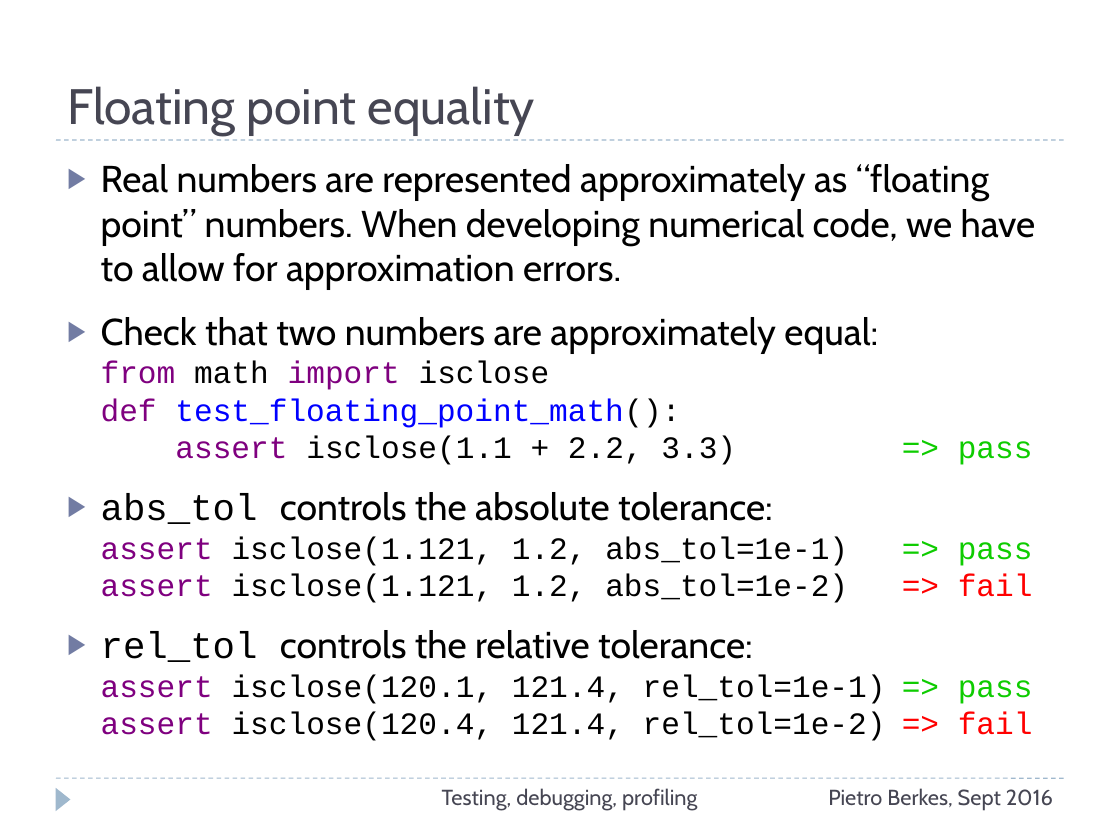
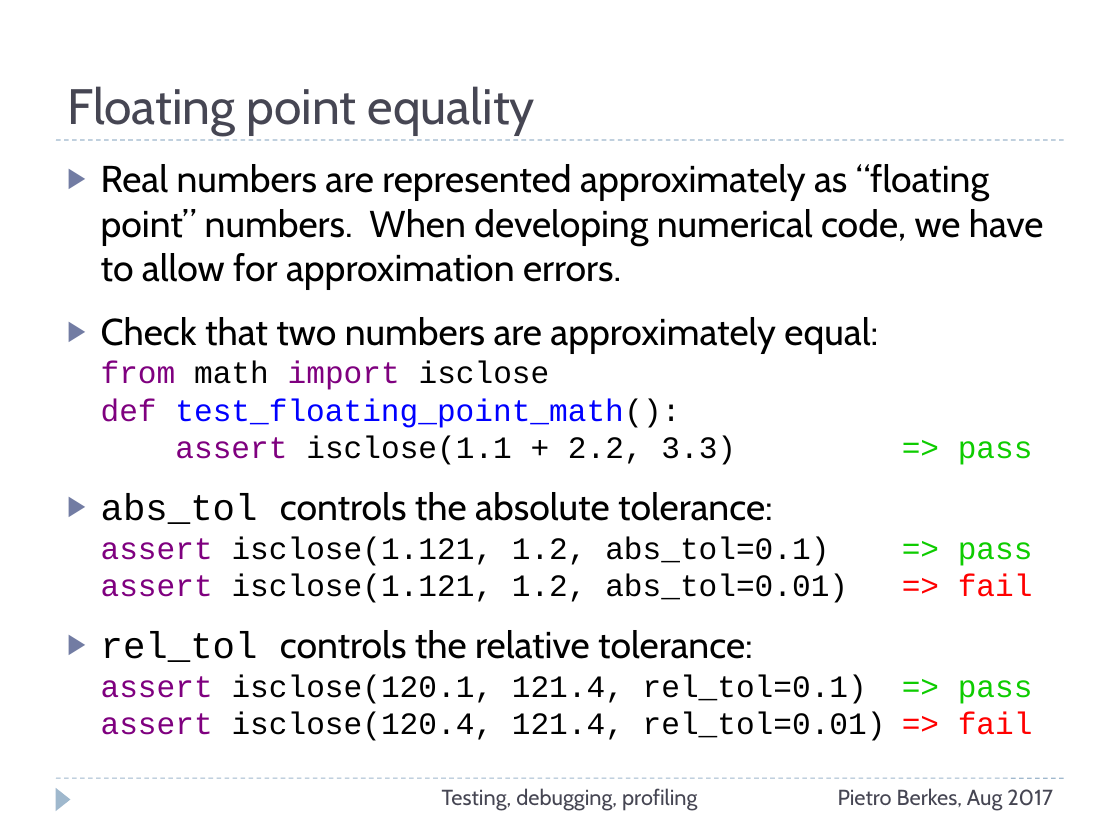
Before and after one commit to ASPP/testing_debugging_profiling, a slide deck: slide 27 of testing-debugging-profiling.pptx (slide 28 before the commit). Drawn at 1120x840 pixels with LibreOffice and Linux fonts; fonts in the diff are those of the drawing. Boxes give left, top, right and bottom in pixels: in the first picture for what was removed or moved away, otherwise in the second. Text is boxed around its words. In the diff, an @@ line names an element or a change of style, - is before the commit and + after.

```diff
--- a/testing-debugging-profiling.pptx
+++ b/testing-debugging-profiling.pptx
@@ text at box(101, 492, 1033, 741): text changed @@
-▶ abs_tol controls the absolute tolerance:
-  assert isclose(1.121, 1.2, abs_tol=1e-1) => pass
-  assert isclose(1.121, 1.2, abs_tol=1e-2) => fail
-▶ rel_tol controls the relative tolerance:
-  assert isclose(120.1, 121.4, rel_tol=1e-1) => pass
-  assert isclose(120.4, 121.4, rel_tol=1e-2) => fail
+▶ abs_tol controls the absolute tolerance:
+  assert isclose(1.121, 1.2, abs_tol=0.1) => pass
+  assert isclose(1.121, 1.2, abs_tol=0.01) => fail
+▶ rel_tol controls the relative tolerance:
+  assert isclose(120.1, 121.4, rel_tol=0.1) => pass
+  assert isclose(120.4, 121.4, rel_tol=0.01) => fail
@@ text at box(838, 788, 1053, 811): text changed @@
-Pietro Berkes, Sept 2016
+Pietro Berkes, Aug 2017
```
Also in this commit, not shown: 79 other slides changed, 2 slides added, 1 slide removed, 1 other file.
